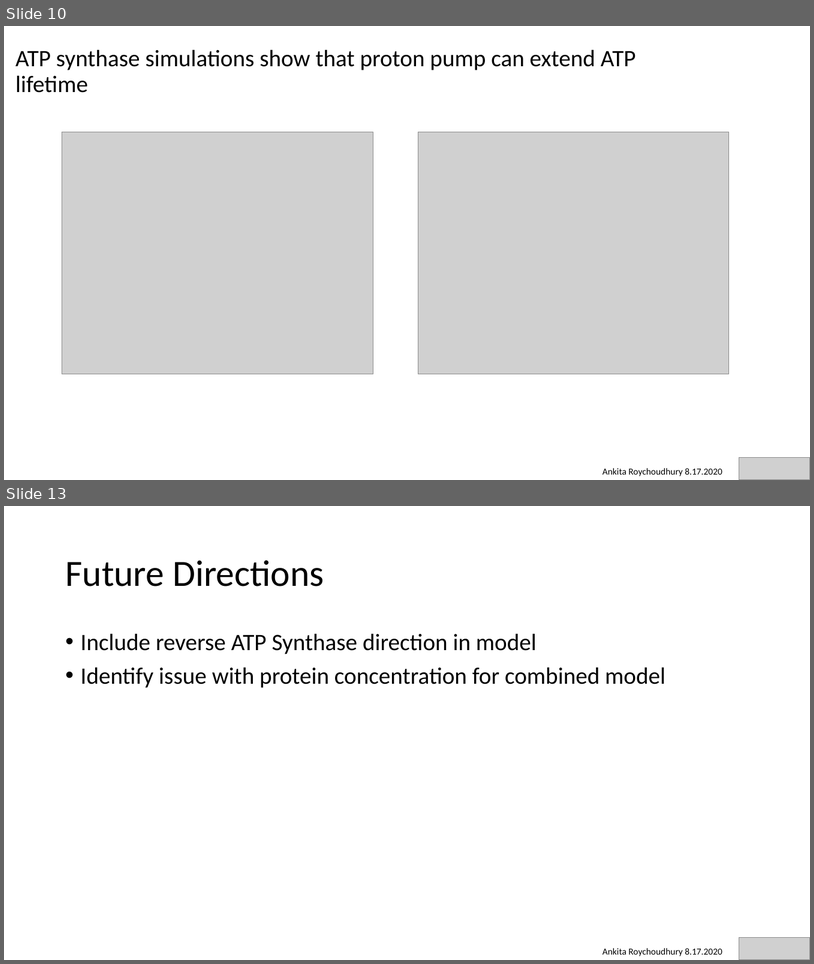
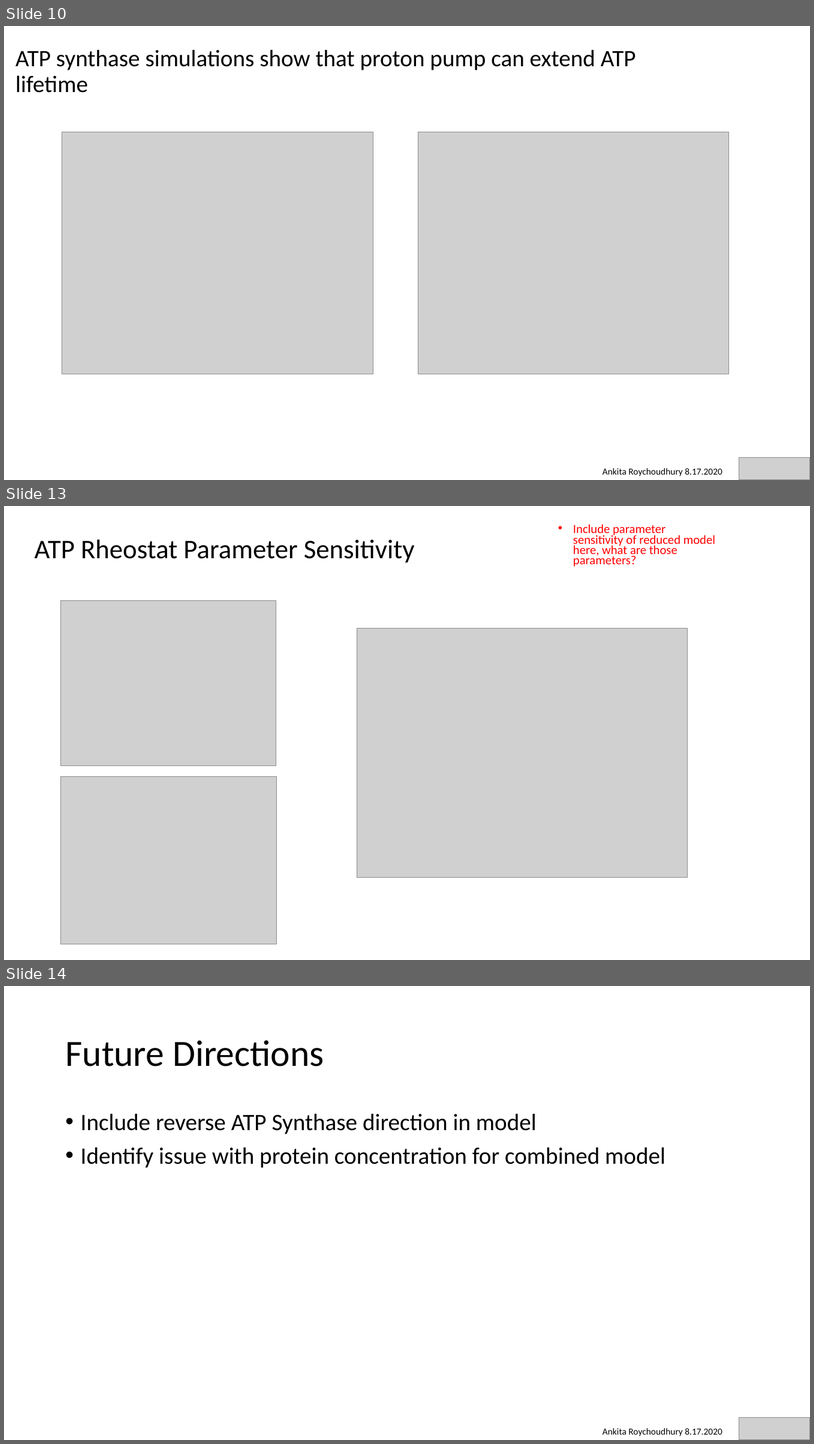
Before and after one commit to AnkitaRoychoudhury/ug_murray, a slide deck: miscellaneous/presentations/20200817_murray_mtg.pptx. Shown one above the other, each under a label of ours: slides 10 and 13 before the commit, slides 10, 13 and 14 after it; the slides between them are not shown. The pictures are 814x964 and 814x1444 pixels, drawn with LibreOffice and Linux fonts; fonts in the diff are those of the drawing; grey boxes stand for pictures; background and template pictures are left out. Boxes give left, top, right and bottom in pixels: in the first picture for what was removed or moved away, otherwise in the second. Text is boxed around its words. In the diff, an @@ line names an element or a change of style, - is before the commit and + after.

```diff
--- a/miscellaneous/presentations/20200817_murray_mtg.pptx
+++ b/miscellaneous/presentations/20200817_murray_mtg.pptx
@@ slide 13 added at bbox=[4, 506, 810, 960], background #FFFFFF @@
@@ title added at bbox=[35, 540, 415, 563], 32 pt, text #000000 @@
+ATP Rheostat Parameter Sensitivity
@@ text added at bbox=[573, 524, 716, 567], 14.8 pt, text #FF0000 @@
+• Include parameter sensitivity of reduced model here, what are those parameters?
@@ picture added at bbox=[61, 600, 276, 766] @@
@@ picture added at bbox=[357, 628, 687, 877] @@
@@ picture added at bbox=[61, 777, 277, 944] @@
@@ what was slide 13 is now slide 14 @@
```
Also in this commit, not shown: 5 slides changed, 1 slide removed, 31 other files.
